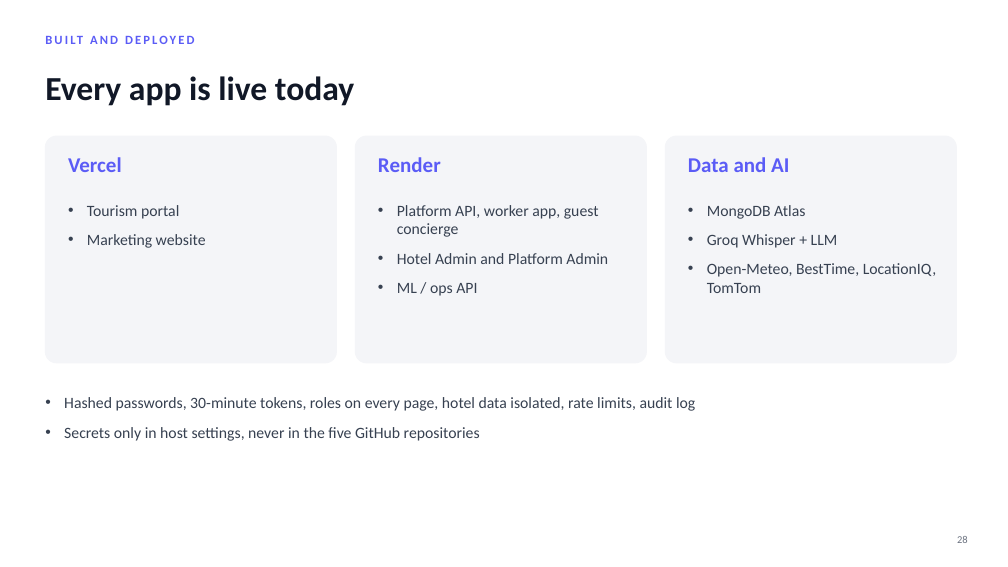
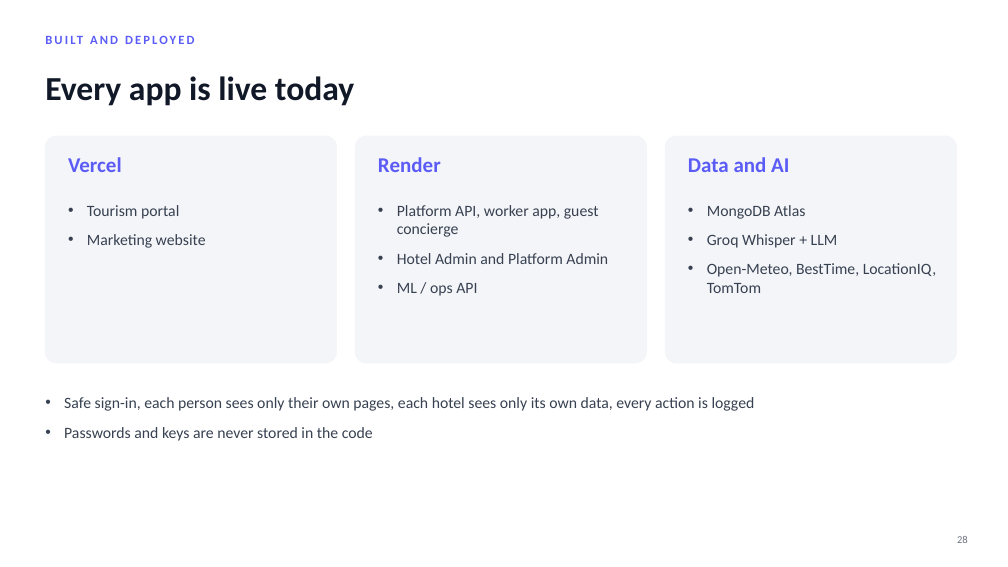
Before and after one commit to Ashu-Stark/Hospitality-, a slide deck: slide 28 of docs/HOI_Progress_Update.pptx. Drawn at 1008x567 pixels with LibreOffice and Linux fonts; fonts in the diff are those of the drawing; background and template pictures are left out. Boxes give left, top, right and bottom in pixels: in the first picture for what was removed or moved away, otherwise in the second. Text is boxed around its words. In the diff, an @@ line names an element or a change of style, - is before the commit and + after.

```diff
--- a/docs/HOI_Progress_Update.pptx
+++ b/docs/HOI_Progress_Update.pptx
@@ text at <box>64,397,755,441</box>: text changed @@
-• Hashed passwords, 30-minute tokens, roles on every page, hotel data isolated, rate limits, audit log
-• Secrets only in host settings, never in the five GitHub repositories
+• Safe sign-in, each person sees only their own pages, each hotel sees only its own data, every action is logged
+• Passwords and keys are never stored in the code
```
Also in this commit, not shown: 8 other slides changed.
